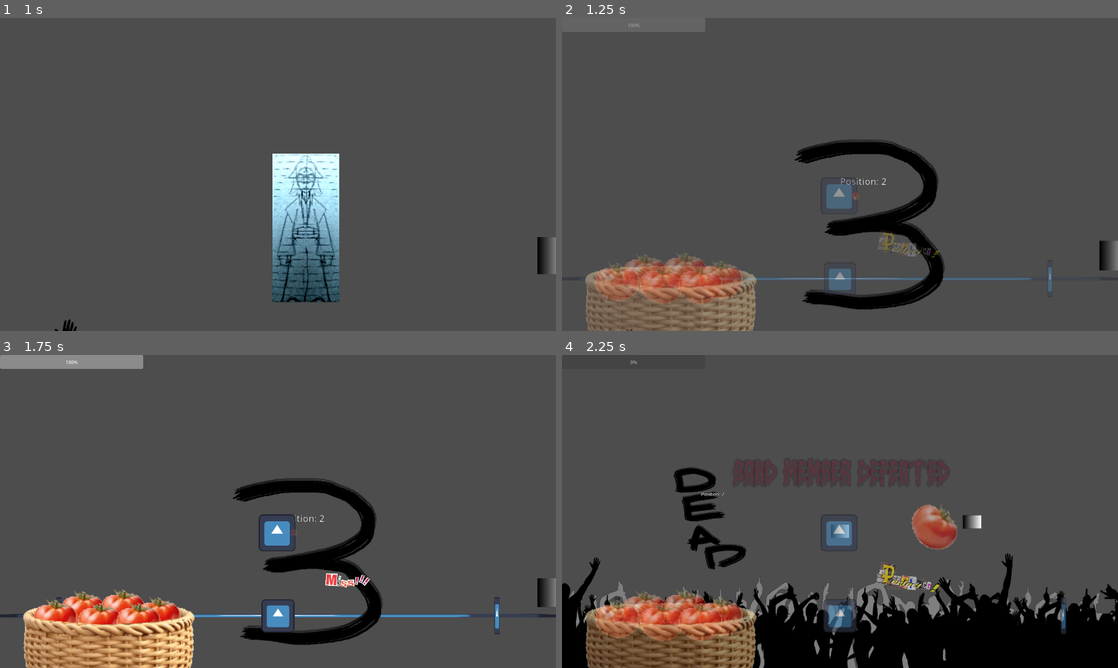
Above: before the commit, frames 1-4 (two rows, left to right).
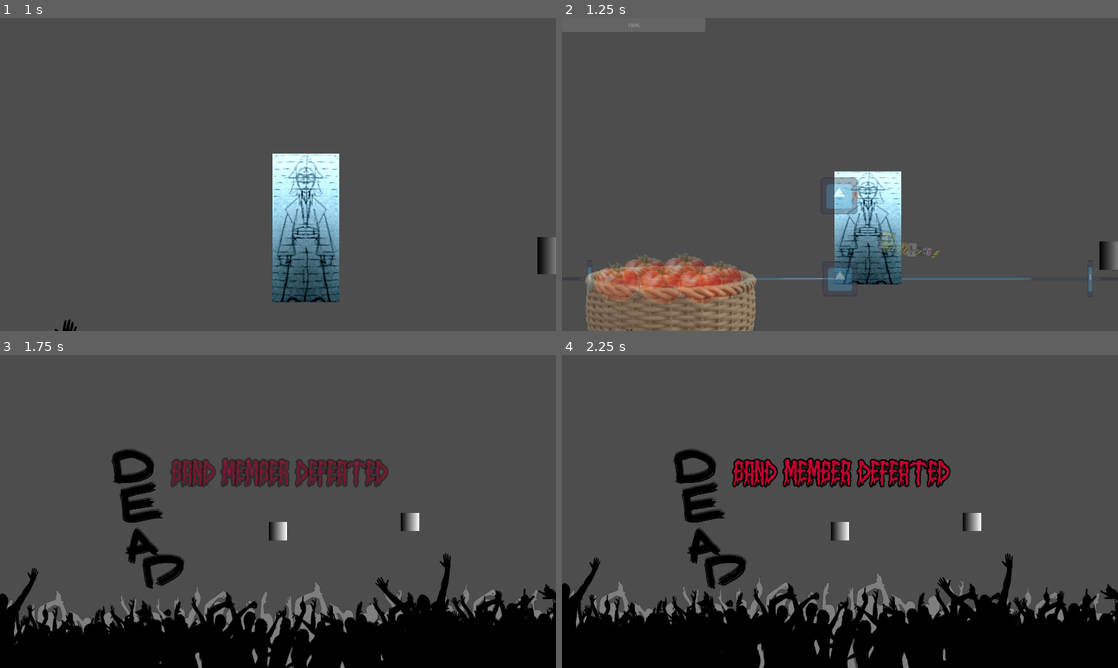
Above: after the commit, the same moments.

Repository: Quarticore/UntitledTomatoGame
Game: Godot game, scene res://scenes/main.tscn
The game is run twice, just before and just after one commit, with the same random seed, the same clock (stepped at 60 frames per second) and the same inputs. The engine's default icon, where the game draws it, is replaced by a stand-in: a white triangle on a blue panel in a dark square. Sound files missing from this copy of the repository are replaced by a short silence.
Inputs (mouse positions are in pixels of both pictures, inside the frame that each line leads up to):
- Up to frame 1 (1 s): move the mouse to (150, 180) at 0.52 s; hold D (InputRight) from 0.53 s (still down); click (150, 180) at 0.6 s
- Up to frame 2 (1.25 s): keep holding D (InputRight)
- Up to frame 3 (1.75 s): move the mouse to (555, 592) at 1.27 s; release D (InputRight) at 1.28 s; hold A (InputLeft) from 1.28 s (still down); tap S (InputMiddle) at 1.35 s; click (555, 592) at 1.42 s
- Up to frame 4 (2.25 s): move the mouse to (895, 442) at 2.02 s; release A (InputLeft) at 2.03 s; hold D (InputRight) from 2.03 s (still down); click (895, 442) at 2.1 s

Frame 1 is identical in both runs. In frame 2, 7.8% of the frame differs, in the area x 4-100%, y 38-94%; in frame 3, 30%, in the area x 0-100%, y 0-100%; in frame 4, 13%.

Commit message:
feat: intro and main loop

Diff:
--- a/assets/scripts/metronome.gd
+++ b/assets/scripts/metronome.gd
@@ -3,6 +3,8 @@
 signal new_beat
 signal rhythm_input
 signal combo_break
+
+const LOOP_TRACK = preload("res://assets/audio/Macrolisk_LOOP_ALL.mp3")
 
 @onready var Player: AudioStreamPlayer = $Player
 @onready var settings: GameSettings = preload("res://resources/settings_profile.tres")
@@ -27,6 +29,7 @@
 # Called every frame. 'delta' is the elapsed time since the previous frame.
 func _process(delta: float) -> void:
 	if !Player.playing:
+		do_switch_track()
 		return
 
 	var beats_elapsed: float = (Player.get_playback_position() / (1 / bps)) + offset
@@ -83,3 +86,9 @@
 
 func _on_settings_changed() -> void:
 	AudioServer.set_bus_volume_db(AudioServer.get_bus_index("Master"), linear_to_db(settings.volume))
+
+func do_switch_track() -> void:
+	# Set the loop track
+	Player.stream = LOOP_TRACK
+	Player.play(0.0)
+	pass
--- a/scenes/audio_manager.tscn
+++ b/scenes/audio_manager.tscn
@@ -1,12 +1,14 @@
 [gd_scene load_steps=3 format=3 uid="uid://cpp7ddhx8pqcf"]
 
 [ext_resource type="Script" path="res://assets/scripts/metronome.gd" id="1_poad7"]
-[ext_resource type="AudioStream" uid="uid://0djf1vx32sdb" path="res://assets/audio/Macrolisk_LOOP_ALL.mp3" id="2_apns4"]
+[ext_resource type="AudioStream" uid="uid://b2jawk2d45r1j" path="res://assets/audio/Macrolisk_HALFINTRO_ALL.mp3" id="2_uk88i"]
 
 [node name="AudioManager" type="Node"]
 script = ExtResource("1_poad7")
 
 [node name="Player" type="AudioStreamPlayer" parent="."]
-stream = ExtResource("2_apns4")
+stream = ExtResource("2_uk88i")
 volume_db = -27.131
 autoplay = true
+
+[connection signal="finished" from="Player" to="." method="_on_player_finished"]
